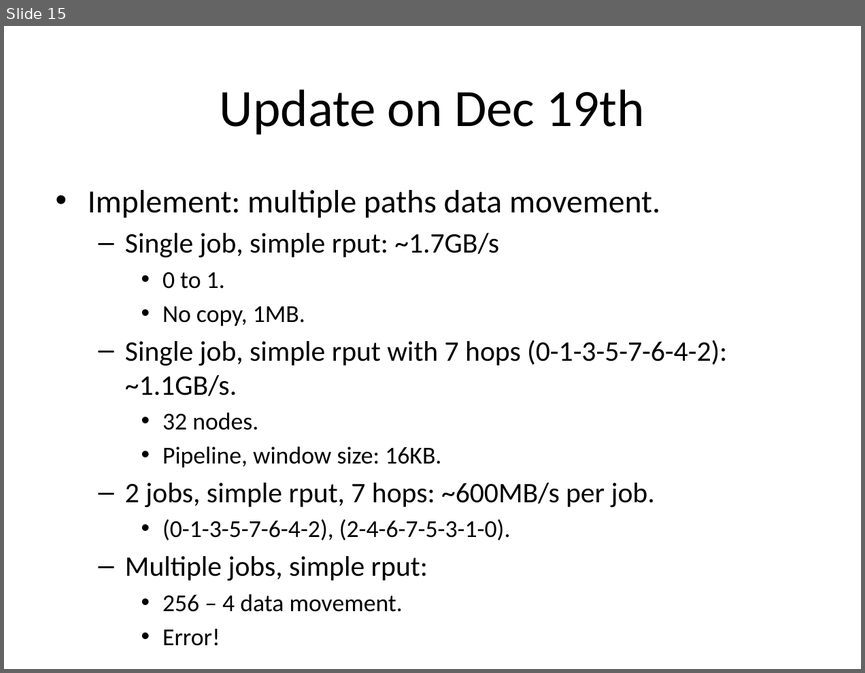
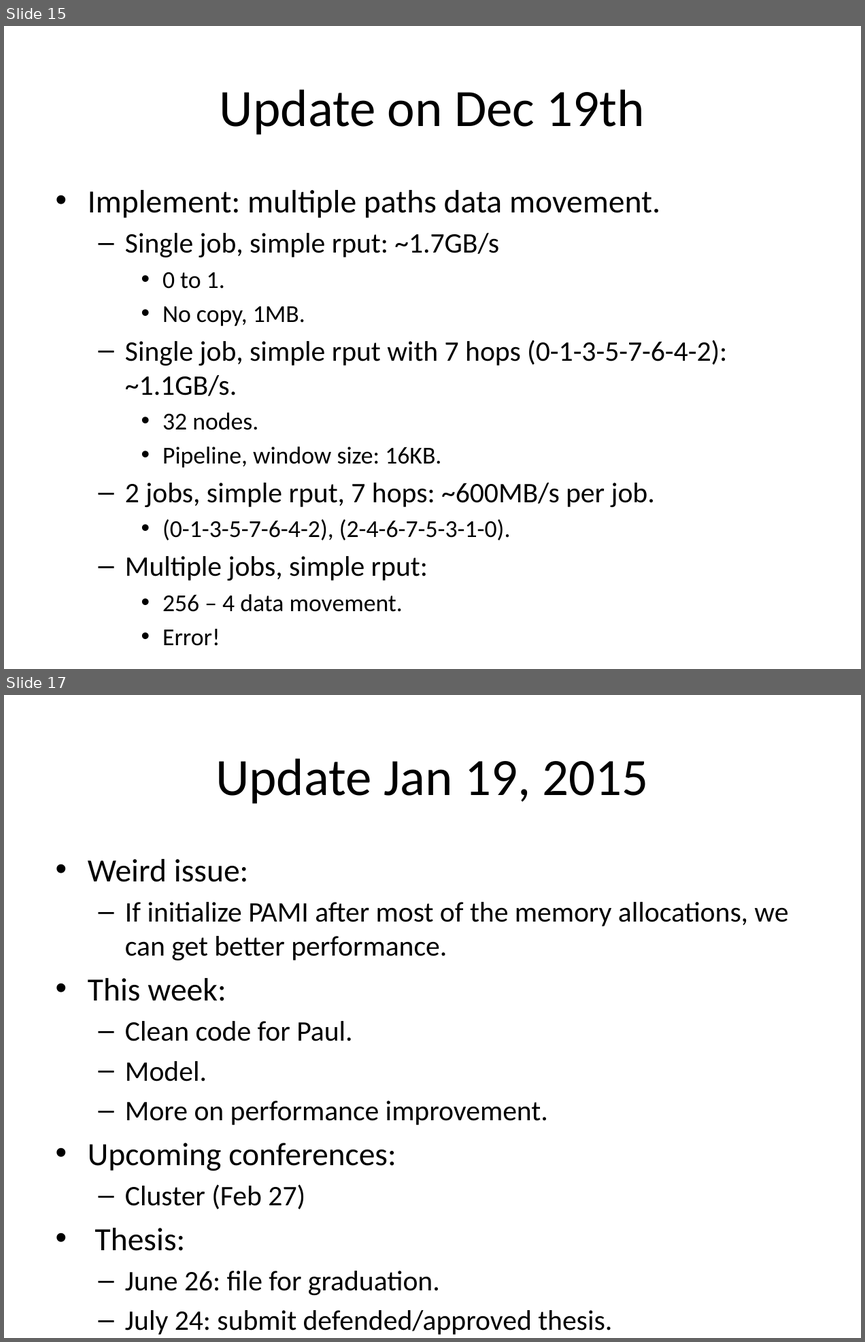
Before and after one commit to huyba/optiq, a slide deck: docs/argonne_weekly_update.pptx. Shown one above the other, each under a label of ours: slide 15 before the commit, slides 15 and 17 after it; the slides between them are not shown. The pictures are 865x673 and 865x1342 pixels, drawn with LibreOffice and Linux fonts; fonts in the diff are those of the drawing. Boxes give left, top, right and bottom in pixels: in the first picture for what was removed or moved away, otherwise in the second. Text is boxed around its words. In the diff, an @@ line names an element or a change of style, - is before the commit and + after.

```diff
--- a/docs/argonne_weekly_update.pptx
+++ b/docs/argonne_weekly_update.pptx
@@ slide 17 added at [4, 695, 861, 1338], background #FFFFFF @@
@@ title added at [215, 758, 649, 804], 44 pt, text #000000 @@
+Update Jan 19, 2015
@@ text added at [88, 859, 788, 1334], 23.8 pt, text #000000 @@
+• Weird issue:
+  – If initialize PAMI after most of the memory allocations, we can get better performance.
+• This week:
+  – Clean code for Paul.
+  – Model.
+  – More on performance improvement.
+• Upcoming conferences:
+  – Cluster (Feb 27)
+• Thesis:
+  – June 26: file for graduation.
+  – July 24: submit defended/approved thesis.
```
Also in this commit, not shown: 1 other slide added, 4 other files.
